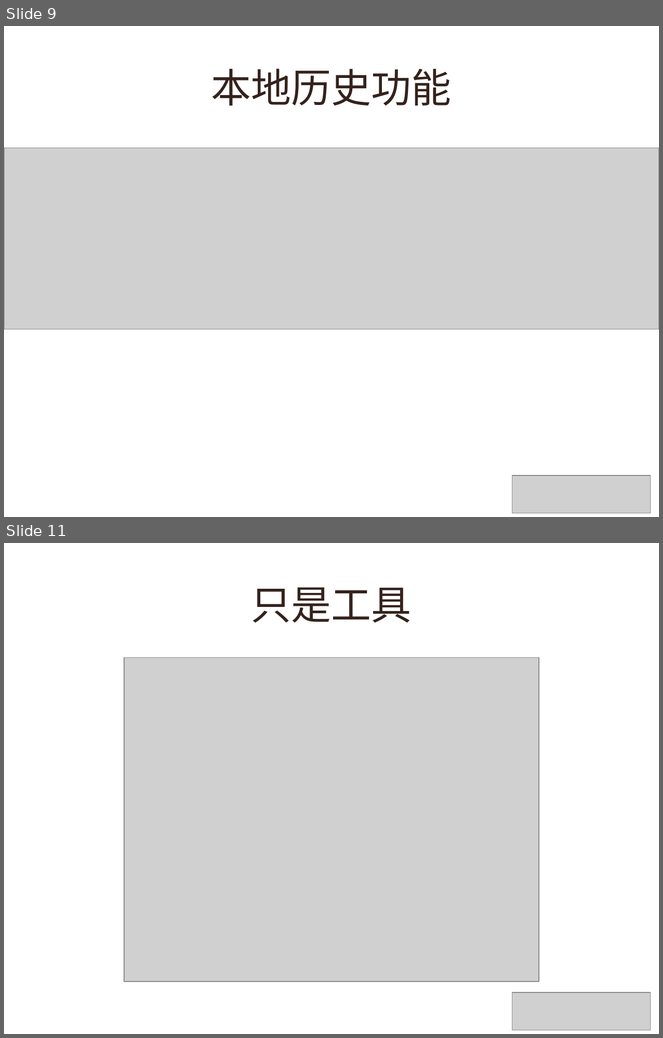
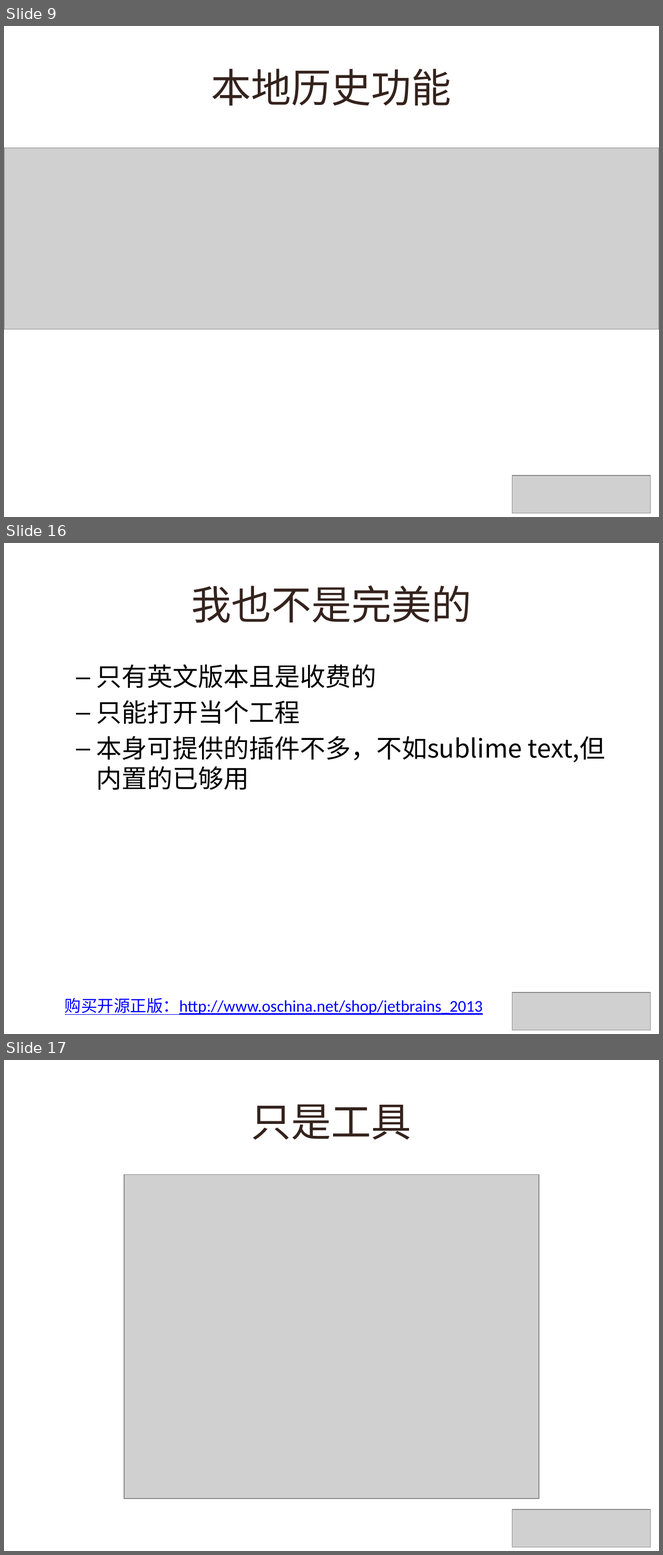
Before and after one commit to lynzz/myshare, a slide deck: 201311/webstorm.pptx. Shown one above the other, each under a label of ours: slides 9 and 11 before the commit, slides 9, 16 and 17 after it; the slides between them are not shown. The pictures are 663x1038 and 663x1555 pixels, drawn with LibreOffice and Linux fonts; fonts in the diff are those of the drawing; grey boxes stand for pictures; background and template pictures are left out. Boxes give left, top, right and bottom in pixels: in the first picture for what was removed or moved away, otherwise in the second. Text is boxed around its words. In the diff, an @@ line names an element or a change of style, - is before the commit and + after.

```diff
--- a/201311/webstorm.pptx
+++ b/201311/webstorm.pptx
@@ slide 16 added at (x1=4, y1=543, x2=659, y2=1034), background picture (left out) @@
@@ title added at (x1=191, y1=586, x2=471, y2=623), 44 pt, text #34221C @@
+我也不是完美的
@@ text added at (x1=97, y1=664, x2=606, y2=790), 28 pt, text #000000 @@
+  – 只有英文版本且是收费的
+  – 只能打开当个工程
+  – 本身可提供的插件不多，不如sublime text,但内置的已够用
@@ picture added at (x1=513, y1=993, x2=651, y2=1030) @@
@@ text added at (x1=65, y1=998, x2=483, y2=1015), 18 pt, text #0000FF, underline @@
+购买开源正版：http://www.oschina.net/shop/jetbrains_2013
@@ what was slide 11 is now slide 17 @@
```
Also in this commit, not shown: 3 slides changed, 5 other slides added.
